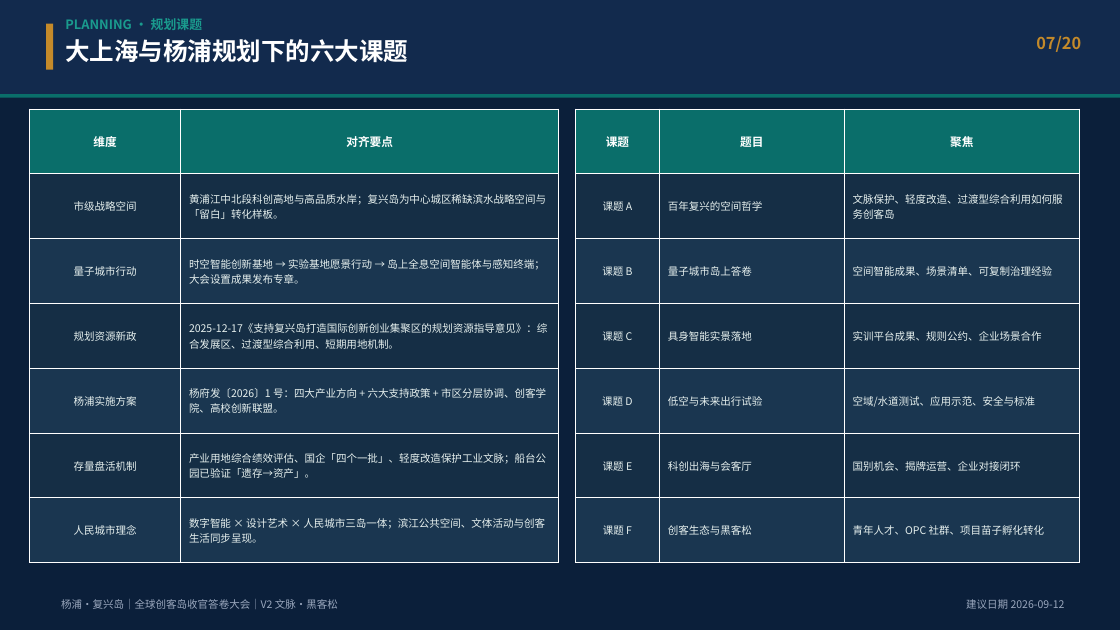
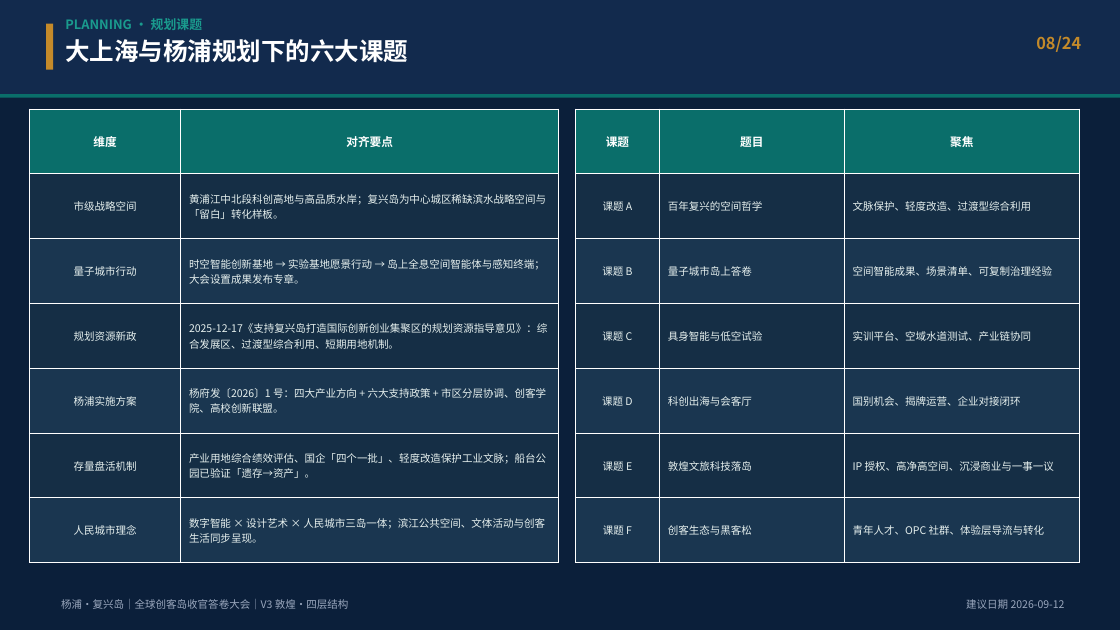
Before and after one commit to hujigang2010-maker/AIDEN, a slide deck: slide 8 of deliverables/复兴岛_全球创客岛_科创出海与具身智能国际大会_策划方案.pptx (slide 7 before the commit). Drawn at 1120x630 pixels with LibreOffice and Linux fonts; fonts in the diff are those of the drawing. Boxes give left, top, right and bottom in pixels: in the first picture for what was removed or moved away, otherwise in the second. Text is boxed around its words. In the diff, an @@ line names an element or a change of style, - is before the commit and + after.

```diff
--- a/deliverables/复兴岛_全球创客岛_科创出海与具身智能国际大会_策划方案.pptx
+++ b/deliverables/复兴岛_全球创客岛_科创出海与具身智能国际大会_策划方案.pptx
@@ text at [1036, 36, 1081, 52]: text changed @@
-07/20
+08/24
@@ table at [576, 109, 1080, 563] @@
-row 2, column 3: 文脉保护、轻度改造、过渡型综合利用如何服务创客岛
+row 2, column 3: 文脉保护、轻度改造、过渡型综合利用
-row 4, column 2: 具身智能实景落地
+row 4, column 2: 具身智能与低空试验
-row 4, column 3: 实训平台成果、规则公约、企业场景合作
+row 4, column 3: 实训平台、空域水道测试、产业链协同
-row 5, column 2: 低空与未来出行试验
+row 5, column 2: 科创出海与会客厅
-row 5, column 3: 空域/水道测试、应用示范、安全与标准
+row 5, column 3: 国别机会、揭牌运营、企业对接闭环
-row 6, column 2: 科创出海与会客厅
+row 6, column 2: 敦煌文旅科技落岛
-row 6, column 3: 国别机会、揭牌运营、企业对接闭环
+row 6, column 3: IP 授权、高净高空间、沉浸商业与一事一议
-row 7, column 3: 青年人才、OPC 社群、项目苗子孵化转化
+row 7, column 3: 青年人才、OPC 社群、体验层导流与转化
@@ text at [61, 599, 349, 609]: text changed @@
-杨浦·复兴岛｜全球创客岛收官答卷大会｜V2 文脉·黑客松
+杨浦·复兴岛｜全球创客岛收官答卷大会｜V3 敦煌·四层结构
```
Also in this commit, not shown: 19 other slides changed, 4 slides added, 5 other files.
